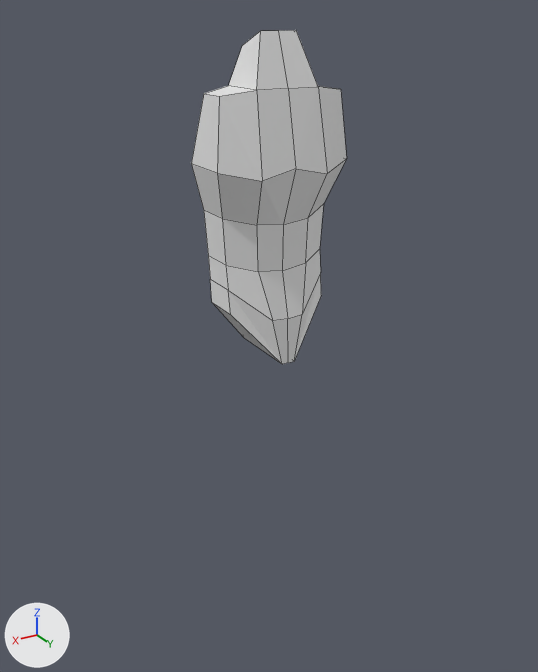
The Blender file Independent_Study/4970_Independent_Study/Blender/Character_Model/Model.blend, before and after one commit.
One viewpoint serves both versions: a camera (50 mm lens) standing at (2.17, 3.65, 1.87) and looking at (-0.05, -0.05, 0.02). Arrows for +X, +Y and +Z are at lower left; the lights stay in place. Mesh edges are drawn as thin lines.
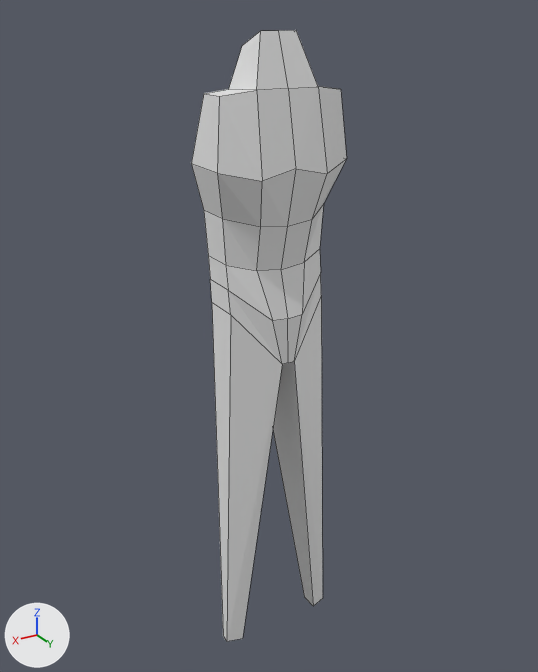
The change, as a list of edits to the scene's bpy script:
```text
Change me_cube_002:
    where me_cube_002.from_pydata(...)  # 40 vertices, 32 faces; spans x 0.0..0.41, y -0.31..0.31, z -0.03..1.8
    used by ob_cube; location = (0.0, 0.0, 0.0)
    verts and faces of me_cube_002; kept vertices keep their numbers, new ones are numbered from 40
    before: 0 (0.31, -0.1, 0.3) at pixel (211, 302), 2 (0.31, 0.13, 0.3) at pixel (230, 314), 18 (0.0, 0.19, 0.8) at pixel (283, 224), 19 (0.0, 0.19, 0.52) at pixel (282, 270), 21 (0.04, -0.21, -0.03) at pixel (243, 337)
    before: 22 (0.04, 0.26, -0.03) at pixel (282, 364), 27 (0.16, 0.19, 0.54) at pixel (258, 271), 28 (0.17, 0.19, 0.81) at pixel (257, 225)
    before: 7 (0.0, -0.08, 1.52), 23 (0.19, -0.08, 1.52) at pixel (228, 85)
    me_cube_002 part 1
    add delete_faces([(0, 21, 22, 2)])
    add verts[18] = (0.0, 0.23, 0.8)  # moved, pixel (287, 226)
    add verts[28] = (0.17, 0.23, 0.81)  # moved, pixel (260, 226)
    add verts[19] = (0.0, 0.17, 0.52)  # moved, pixel (280, 269)
    add verts[27] = (0.16, 0.17, 0.54)  # moved, pixel (256, 270)
    add verts[40] = (0.4, 0.08, -2.11)  # pixel (223, 635)
    add verts[41] = (0.4, 0.14, -2.11)  # pixel (226, 641)
    add verts[42] = (0.3, 0.05, -2.11)
    add verts[43] = (0.3, 0.17, -2.11)  # pixel (242, 638)
    add faces += [(0, 40, 41, 2), (40, 42, 43, 41), (2, 41, 43, 22), (21, 22, 43, 42), (0, 21, 42, 40)]
    me_cube_002 part 2
    add verts[7] = (0.0, -0.08, 1.51)  # moved
    add verts[23] = (0.19, -0.08, 1.51)  # moved, pixel (228, 89)
```

What differs and where, as boxes [x1, y1, x2, y2] in the pictures (538 x 672 px; the box of a moved part takes in the faces that stretch with it):
'Cube', reshaped (83% taller): before [191, 30, 347, 364]; after [191, 30, 347, 641]
part 1 of me_cube_002, built on: before [213, 170, 327, 362]; after [212, 170, 327, 641]
part 2 of me_cube_002, moved or reshaped: [205, 32, 336, 96] in both
